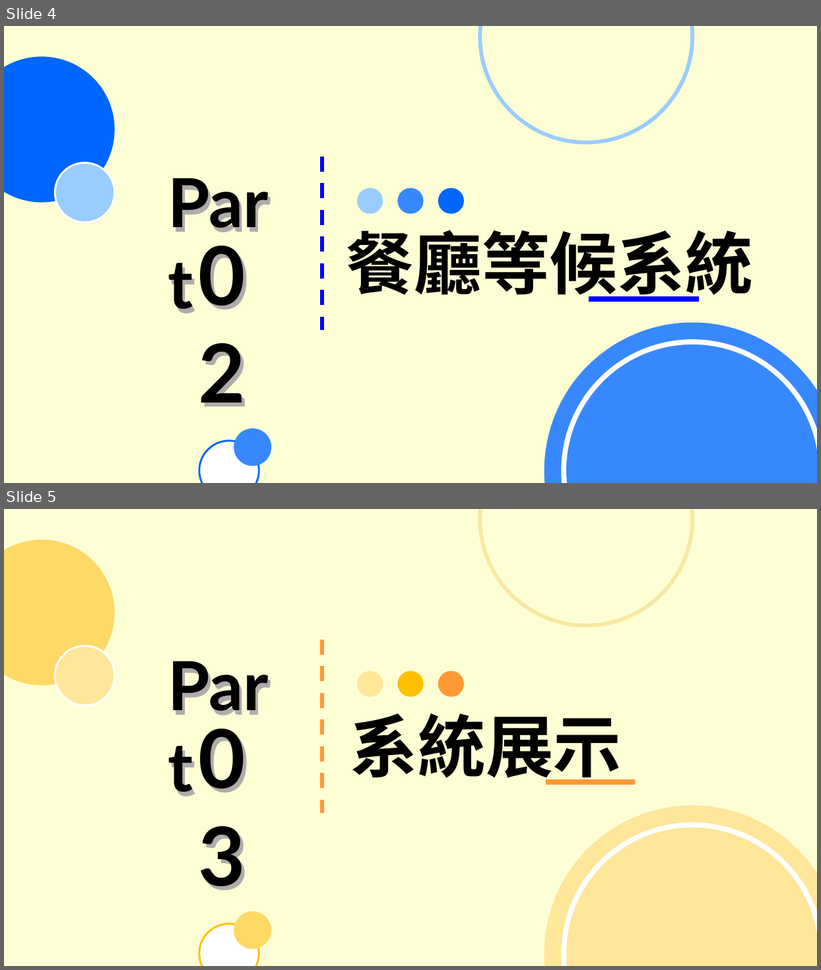
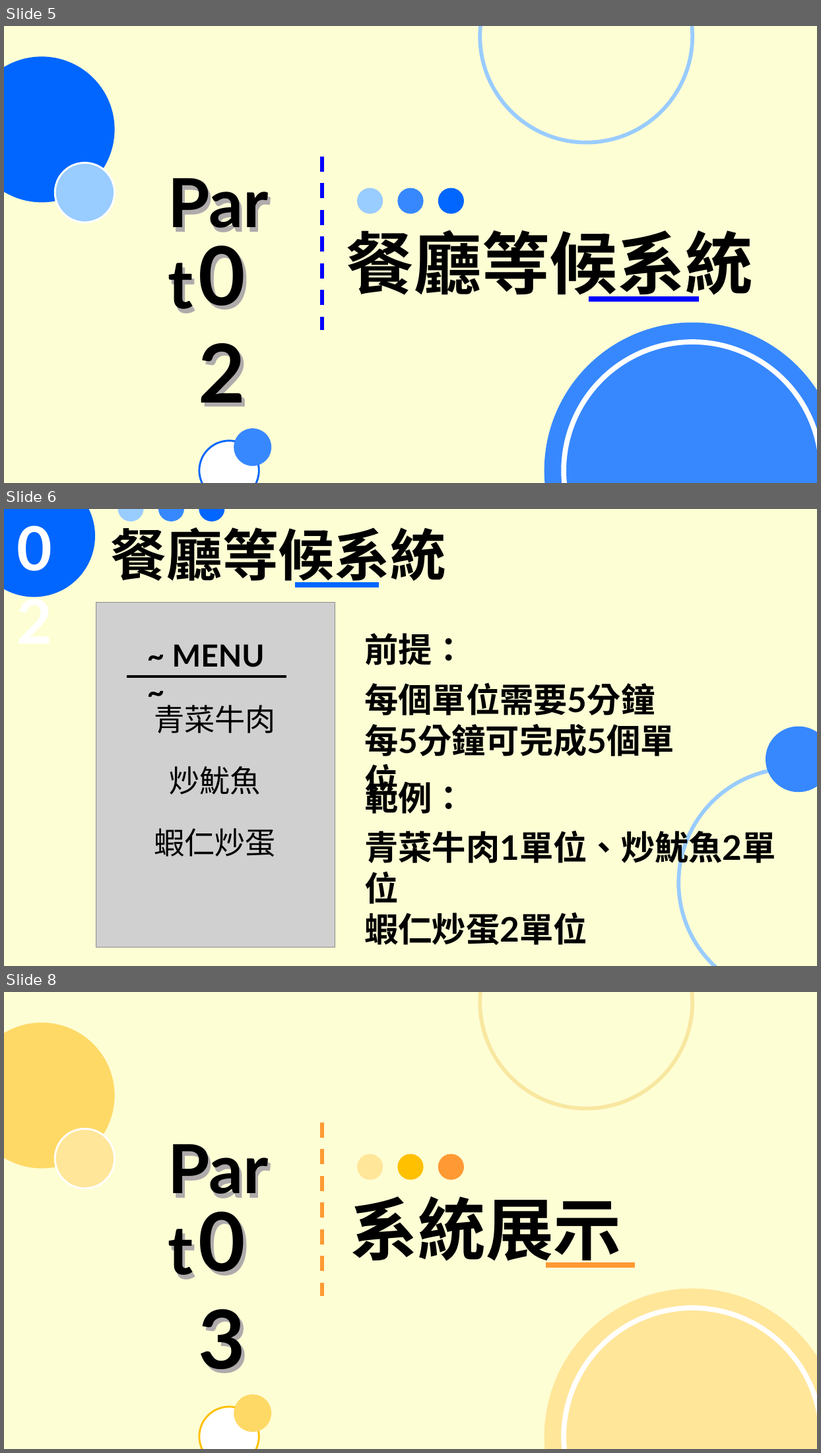
Before and after one commit to 10946009/ntub_112403, a slide deck: PPT/複評二審1214.pptx. Shown one above the other, each under a label of ours: slides 4 and 5 before the commit, slides 5, 6 and 8 after it; the slides between them are not shown. The pictures are 821x970 and 821x1453 pixels, drawn with LibreOffice and Linux fonts; fonts in the diff are those of the drawing; grey boxes stand for pictures. Boxes give left, top, right and bottom in pixels: in the first picture for what was removed or moved away, otherwise in the second. Text is boxed around its words. In the diff, an @@ line names an element or a change of style, - is before the commit and + after.

Commit message:
PPT完成

```diff
--- a/PPT/複評二審1214.pptx
+++ b/PPT/複評二審1214.pptx
@@ slide 6 added at (x1=4, y1=509, x2=817, y2=966), background #FFF2CC at 20% opacity; not listed: 1 template element that a slide beside it also shows @@
@@ ellipse added at (x1=4, y1=509, x2=95, y2=597), fill #0066FF @@
@@ text added at (x1=11, y1=509, x2=85, y2=587), 72 pt, text #FFFFFF, bold @@
+02
@@ text added at (x1=111, y1=519, x2=446, y2=588), 66 pt, text #000000, bold @@
+餐廳等候系統
@@ ellipse added at (x1=118, y1=509, x2=144, y2=521), fill #99CCFF @@
@@ ellipse added at (x1=158, y1=509, x2=184, y2=521), fill #3788FF @@
@@ ellipse added at (x1=199, y1=509, x2=225, y2=521), fill #0066FF @@
@@ line added from (295, 585) to (379, 585), #0066FF 6 pt @@
@@ text added at (x1=364, y1=633, x2=466, y2=665), 40 pt, text #000000, bold @@
+前提：
@@ text added at (x1=364, y1=683, x2=675, y2=757), 40 pt, text #000000, bold @@
+每個單位需要5分鐘
+每5分鐘可完成5個單位
@@ ellipse added at (x1=766, y1=727, x2=817, y2=793), fill #3788FF @@
@@ text added at (x1=364, y1=776, x2=466, y2=814), 40 pt, text #000000, bold @@
+範例：
@@ ellipse added at (x1=679, y1=768, x2=817, y2=966), outline #99CCFF 4.5 pt @@
@@ group added at (x1=96, y1=603, x2=335, y2=948): 4 texts, 1 picture, 1 line @@
+~ MENU ~
+青菜牛肉
+炒魷魚
+蝦仁炒蛋
@@ text added at (x1=364, y1=826, x2=776, y2=945), 40 pt, text #000000, bold @@
+青菜牛肉1單位、炒魷魚2單位
+蝦仁炒蛋2單位
@@ what was slide 4 is now slide 5 @@
@@ what was slide 5 is now slide 8 @@
```
Also in this commit, not shown: 2 slides changed, 3 other slides added.
